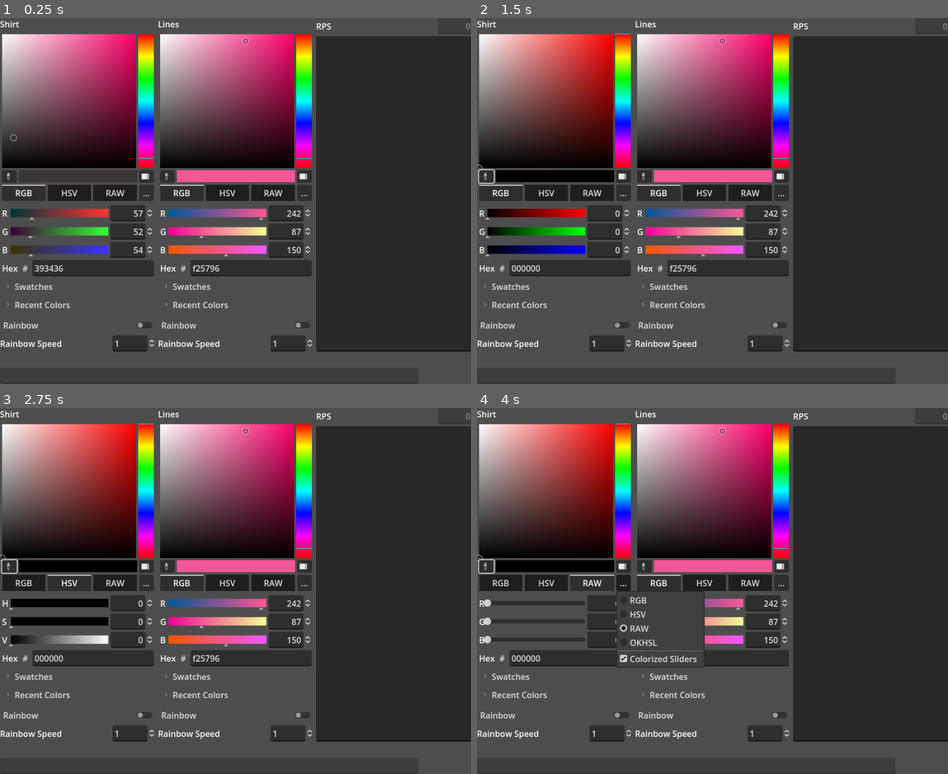
Above: before the commit, frames 1-4 (two rows, left to right).
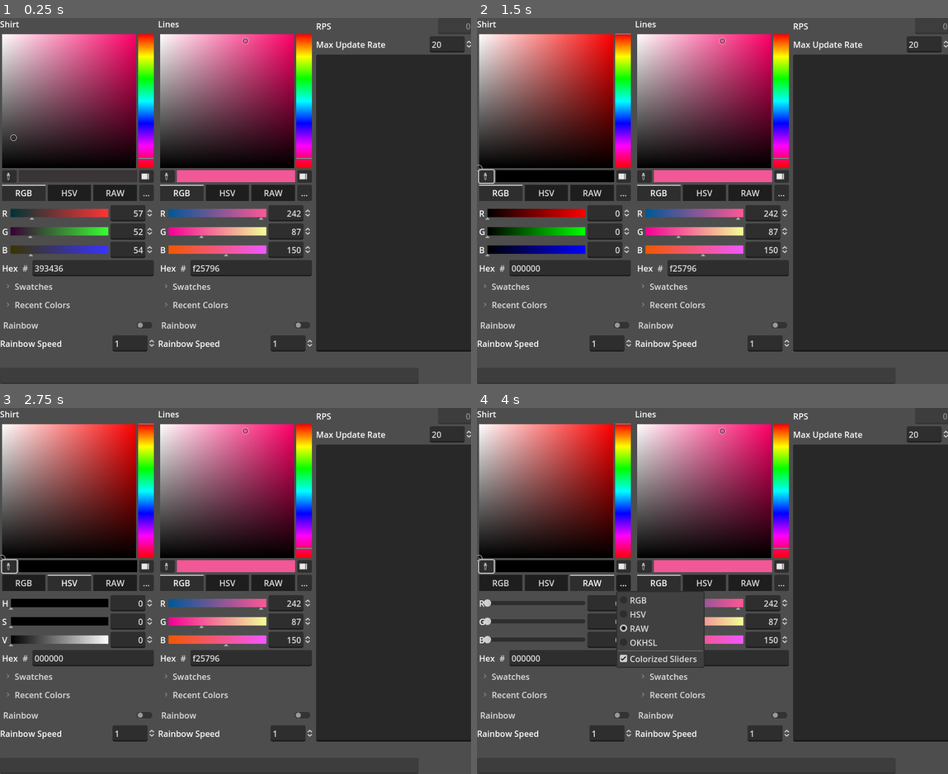
Above: after the commit, the same moments.

Repository: RayHammer/vts-parabellium
Game: Godot game, scene res://UI.tscn
Two runs of this game, one before a commit and one after it. Both use one fixed random seed, a clock stepped at 60 frames per second and the inputs below.
Inputs (mouse positions are in pixels of both pictures, inside the frame that each line leads up to):
- Up to frame 1 (0.25 s): no input
- Up to frame 2 (1.5 s): click (486, 175) at 0.52 s; click "RGB" at 1.25 s
- Up to frame 3 (2.75 s): click "HSV" at 2 s
- Up to frame 4 (4 s): click "RAW" at 2.75 s; click "..." at 3.5 s

The runs differ from the first frame. In frame 1, 1.3% of the frame differs, in the area x 67-100%, y 4-11%; in frame 2, 1.3%; in frame 3, 1.3%; in frame 4, 1.3%.

Commit message:
Update 1.0: adder parameter queue optimizations and update cap field

Diff:
--- a/ColorField.gd
+++ b/ColorField.gd
@@ -1,5 +1,9 @@
 @tool
 extends "res://TrackedField.gd"
+
+@export var update_timer: Timer
+@export var rainbow_speed_spinbox: SpinBox
+@export var color_picker: ColorPicker
 
 @export var label_name: String :
 	set(value):
@@ -14,19 +18,13 @@
 @export var update_time_idle = 1.0 / 5
 @export var update_time_rainbow = 1.0 / 30
 
-var update_time = update_time_idle
-var rainbow_speed_spinbox
-var update_time_left = update_time
 var is_rainbow = false
-var color_picker
 
 func _ready():
-	update_time = update_time_idle
 	if Engine.is_editor_hint():
 		return
 	super()
-	color_picker = get_node("ColorPicker")
-	rainbow_speed_spinbox = get_node("RainbowSpeed/Value")
+	update_timer.wait_time = update_time_idle
 	var color = color_picker.color
 	parameters[name + "R"] = color.r8
 	parameters[name + "G"] = color.g8
@@ -39,13 +37,9 @@
 	if is_rainbow:
 		var speed = rainbow_speed_spinbox.value
 		color_picker.color.h = wrapf(color_picker.color.h + delta * speed, 0, 1)
-		update_time = update_time_rainbow
+		update_timer.wait_time = update_time_rainbow
 	else:
-		update_time = update_time_idle
-	update_time_left = max(0, update_time_left - delta)
-	if update_time_left <= 0:
-		_on_color_changed(color_picker.color)
-		update_time_left = update_time
+		update_timer.wait_time = update_time_idle
 	pass
 
 func get_parameter_data() -> Array:
@@ -75,22 +69,16 @@
 	config.set_value(name, "presets", JSON.stringify(data))
 	pass
 
+func update_color():
+	_on_color_changed(color_picker.color)
+
 func _on_rainbow_toggled(state: bool):
 	is_rainbow = state
 
 func _on_color_changed(color):
-	set_parameters.emit([
-		{
-			"id": name + "R",
-			"value": color.r8
-		},
-		{
-			"id": name + "G",
-			"value": color.g8
-		},
-		{
-			"id": name + "B",
-			"value": color.b8
-		},
-	])
+	set_parameters.emit({
+		name + "R": color.r8,
+		name + "G": color.g8,
+		name + "B": color.b8
+	})
 	pass
--- a/ColorField.tscn
+++ b/ColorField.tscn
@@ -2,9 +2,11 @@
 
 [ext_resource type="Script" path="res://ColorField.gd" id="1_af6yk"]
 
-[node name="ColorField" type="VBoxContainer"]
+[node name="ColorField" type="VBoxContainer" node_paths=PackedStringArray("update_timer", "rainbow_speed_spinbox", "color_picker")]
 script = ExtResource("1_af6yk")
-default_color = null
+update_timer = NodePath("UpdateTimer")
+rainbow_speed_spinbox = NodePath("RainbowSpeed/Value")
+color_picker = NodePath("ColorPicker")
 
 [node name="Label" type="Label" parent="."]
 layout_mode = 2
@@ -34,5 +36,9 @@
 step = 0.01
 value = 1.0
 
+[node name="UpdateTimer" type="Timer" parent="."]
+autostart = true
+
 [connection signal="color_changed" from="ColorPicker" to="." method="_on_color_changed"]
 [connection signal="toggled" from="RainbowCheck" to="." method="_on_rainbow_toggled"]
+[connection signal="timeout" from="UpdateTimer" to="." method="update_color"]
--- a/TrackedField.gd
+++ b/TrackedField.gd
@@ -1,6 +1,6 @@
 extends Control
 
-signal set_parameters(array)
+signal set_parameters(data: Dictionary)
 
 var parameters = {}
 
--- a/UI.gd
+++ b/UI.gd
@@ -8,6 +8,8 @@
 @export var log_window: TextEdit
 @export var rps: RPS
 @export var reconnect_button: Button
+@export var update_time_cap: SpinBox
+@export var update_timer: Timer
 
 @export var websocket_url = "ws://localhost:8001"
 @export var config_path = "user://config.cfg"
@@ -27,8 +29,12 @@
 var _token = ""
 var _connect_requested = true
 var _root: SceneTree
+var _queued_data: Dictionary = {}
 
 func _ready():
+	set_update_cap(update_time_cap.value)
+	if !update_time_cap.value_changed.is_connected(set_update_cap):
+		update_time_cap.value_changed.connect(set_update_cap)
 	log_window.text = ""
 	status_bar.text = ""
 	_root = get_tree()
@@ -116,6 +122,8 @@
 	return request
 
 func send_request(request: Variant):
+	if verbose:
+		print("Sent: ", request)
 	rps.increment()
 	_socket.send_text(JSON.stringify(request))
 
@@ -149,15 +157,30 @@
 		for param in node.get_parameter_data():
 			var request = new_request("ParameterCreationRequest", param)
 			send_request(request)
-			if !node.set_parameters.is_connected(set_parameters):
-				node.set_parameters.connect(set_parameters)
+			if !node.set_parameters.is_connected(queue_parameters):
+				node.set_parameters.connect(queue_parameters)
 			pass
 	status_bar.text = "Ready"
 	pass
 
-func set_parameters(data: Array):
+func set_update_cap(value: float):
+	update_timer.wait_time = 1.0 / value
+
+func queue_parameters(data: Dictionary):
+	_queued_data.merge(data, true)
+
+func set_parameters():
+	if _queued_data.is_empty():
+		return
+	var parsed_data = []
+	for id in _queued_data:
+		parsed_data.push_back({
+			"id": id,
+			"value": _queued_data[id]
+		})
+	_queued_data.clear()
 	var request = new_request("InjectParameterDataRequest", {
 		"mode": "set",
-		"parameterValues": data
+		"parameterValues": parsed_data
 	})
 	send_request(request)
--- a/UI.tscn
+++ b/UI.tscn
@@ -4,7 +4,7 @@
 [ext_resource type="PackedScene" uid="uid://7ajl3kj8s06f" path="res://ColorField.tscn" id="2_fe4vd"]
 [ext_resource type="Script" path="res://RPS.gd" id="3_k0a5t"]
 
-[node name="UI" type="Control" node_paths=PackedStringArray("status_bar", "log_window", "rps")]
+[node name="UI" type="Control" node_paths=PackedStringArray("status_bar", "log_window", "rps", "reconnect_button", "update_time_cap", "update_timer")]
 layout_mode = 3
 anchors_preset = 15
 anchor_right = 1.0
@@ -15,6 +15,9 @@
 status_bar = NodePath("StatusBar")
 log_window = NodePath("FieldContainer/ScrollContainer/VBoxContainer/LogWindow")
 rps = NodePath("FieldContainer/ScrollContainer/VBoxContainer/RPS")
+reconnect_button = NodePath("FieldContainer/ScrollContainer/VBoxContainer/ReconnectButton")
+update_time_cap = NodePath("FieldContainer/ScrollContainer/VBoxContainer/UpdateTimeCap/Value")
+update_timer = NodePath("UpdateTimer")
 
 [node name="FieldContainer" type="HBoxContainer" parent="."]
 layout_mode = 2
@@ -39,7 +42,7 @@
 layout_mode = 2
 size_flags_vertical = 3
 
-[node name="Button" type="Button" parent="FieldContainer/ScrollContainer/VBoxContainer"]
+[node name="ReconnectButton" type="Button" parent="FieldContainer/ScrollContainer/VBoxContainer"]
 visible = false
 layout_mode = 2
 disabled = true
@@ -64,6 +67,20 @@
 [node name="Timer" type="Timer" parent="FieldContainer/ScrollContainer/VBoxContainer/RPS"]
 autostart = true
 
+[node name="UpdateTimeCap" type="HBoxContainer" parent="FieldContainer/ScrollContainer/VBoxContainer"]
+layout_mode = 2
+
+[node name="Label" type="Label" parent="FieldContainer/ScrollContainer/VBoxContainer/UpdateTimeCap"]
+layout_mode = 2
+size_flags_horizontal = 3
+text = "Max Update Rate"
+
+[node name="Value" type="SpinBox" parent="FieldContainer/ScrollContainer/VBoxContainer/UpdateTimeCap"]
+layout_mode = 2
+min_value = 1.0
+max_value = 60.0
+value = 20.0
+
 [node name="LogWindow" type="TextEdit" parent="FieldContainer/ScrollContainer/VBoxContainer"]
 custom_minimum_size = Vector2(300, 400)
 layout_mode = 2
@@ -81,4 +98,9 @@
 editable = false
 virtual_keyboard_enabled = false
 
+[node name="UpdateTimer" type="Timer" parent="."]
+wait_time = 0.05
+autostart = true
+
 [connection signal="timeout" from="FieldContainer/ScrollContainer/VBoxContainer/RPS/Timer" to="FieldContainer/ScrollContainer/VBoxContainer/RPS" method="_on_timer_timeout"]
+[connection signal="timeout" from="UpdateTimer" to="." method="set_parameters"]
